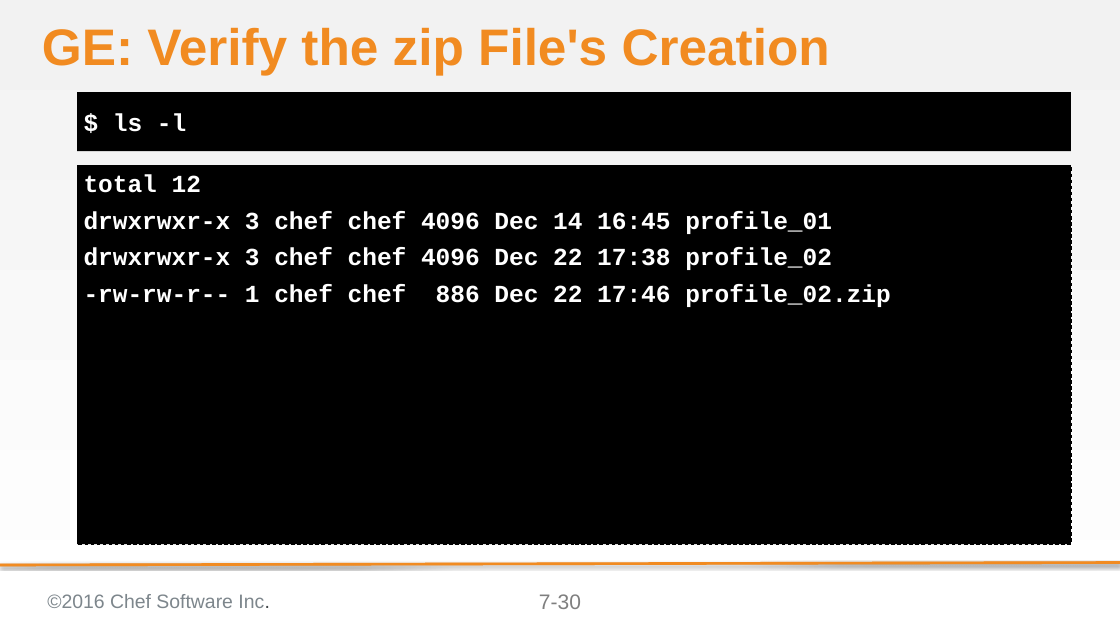
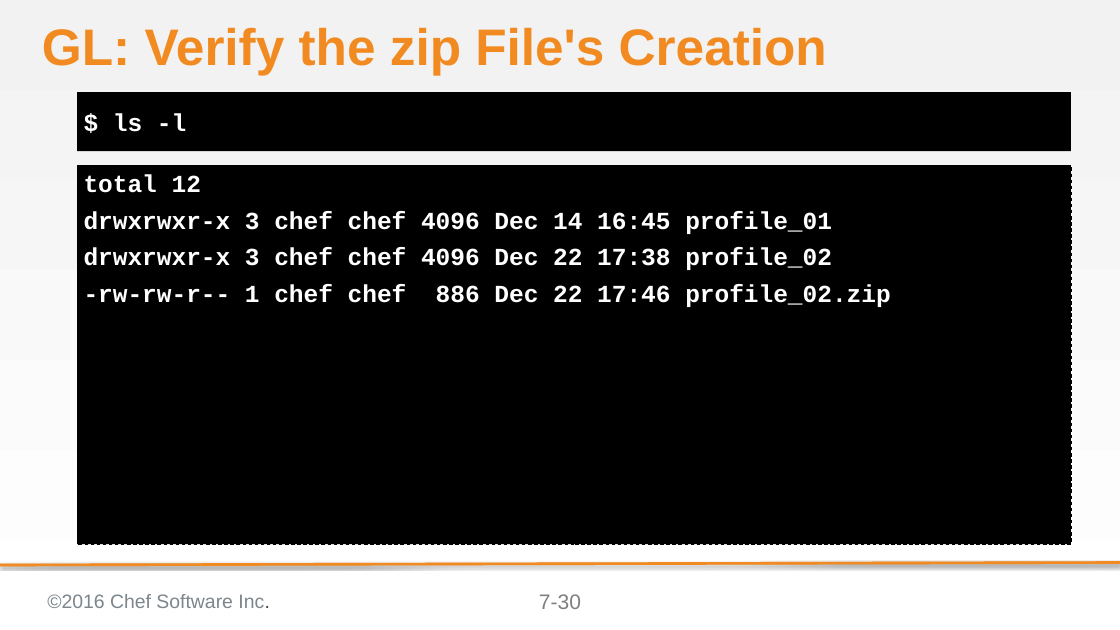
Before and after one commit to bchamby/chef-compliance-installation-configuration-operation, a slide deck: slide 30 of 07-compliance-frameworks-inspec.pptx. Drawn at 1120x630 pixels with LibreOffice and Linux fonts; fonts in the diff are those of the drawing; background and template pictures are left out. Boxes give left, top, right and bottom in pixels: in the first picture for what was removed or moved away, otherwise in the second. Text is boxed around its words. In the diff, an @@ line names an element or a change of style, - is before the commit and + after.

```diff
--- a/07-compliance-frameworks-inspec.pptx
+++ b/07-compliance-frameworks-inspec.pptx
@@ title at bbox=[42, 27, 827, 75]: text changed @@
-GE: Verify the zip File's Creation
+GL: Verify the zip File's Creation
```
Also in this commit, not shown: 33 other slides changed, 2 other files.
